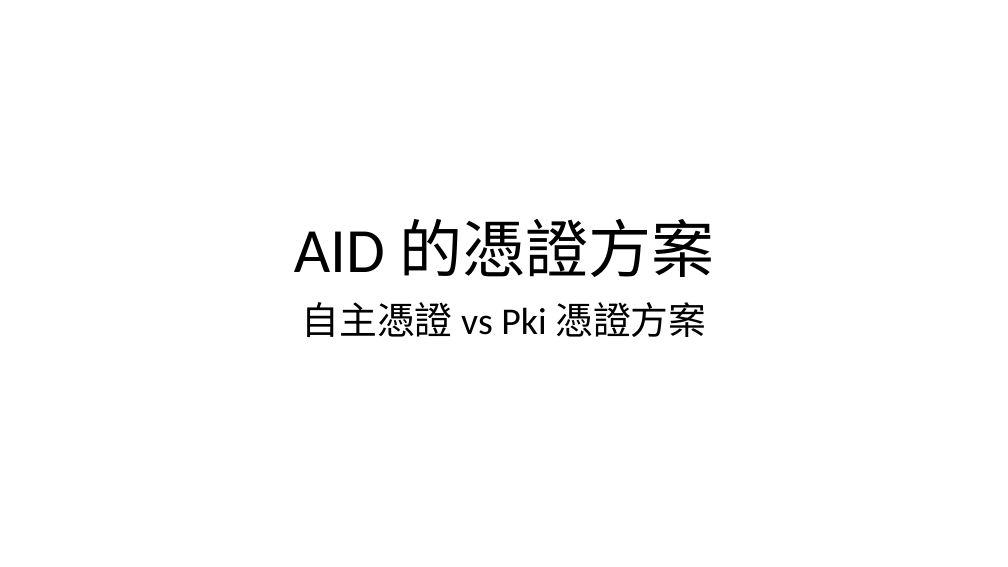
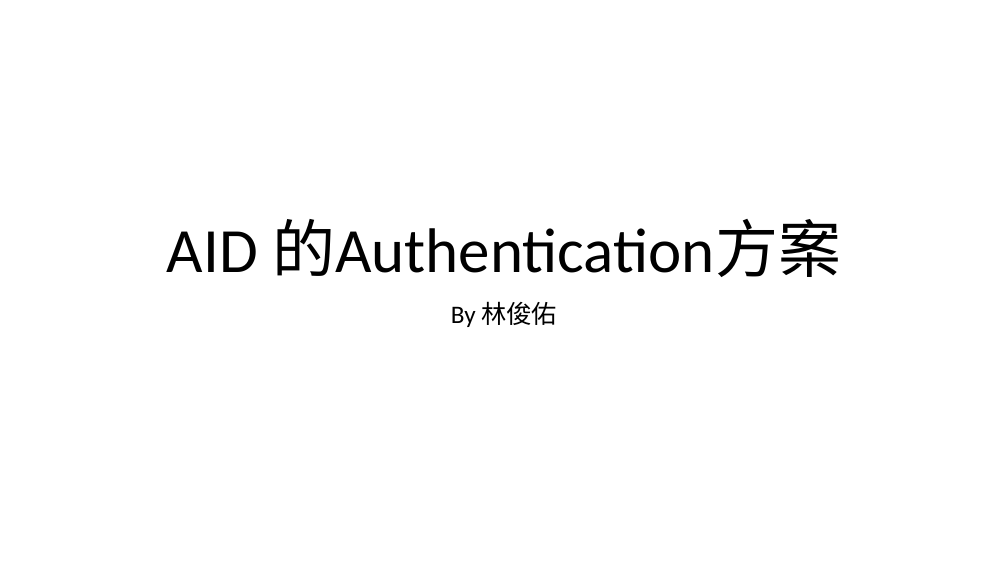
Before and after one commit to leon123858/aid-paper, a slide deck: slide 1 of docs/憑證機制.pptx. Drawn at 1008x567 pixels with LibreOffice and Linux fonts; fonts in the diff are those of the drawing. Boxes give left, top, right and bottom in pixels: in the first picture for what was removed or moved away, otherwise in the second. Text is boxed around its words. In the diff, an @@ line names an element or a change of style, - is before the commit and + after.

Commit message:
update

```diff
--- a/docs/憑證機制.pptx
+++ b/docs/憑證機制.pptx
@@ title at [167, 219, 841, 277]: text changed @@
-AID 的憑證方案
+AID 的Authentication方案
@@ subtitle at [451, 301, 557, 327]: text changed; size 36 to 24 pt @@
-自主憑證 vs Pki 憑證方案
+By 林俊佑
```
Also in this commit, not shown: 11 slides added, 9 slides removed.
